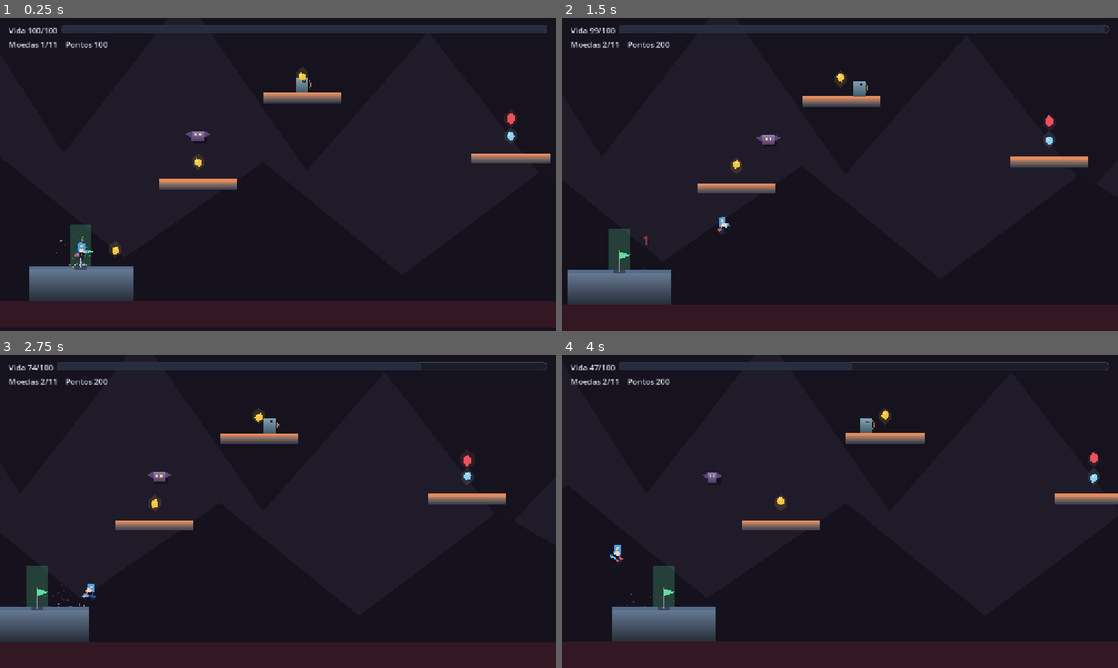
Above: before the commit, frames 1-4 (two rows, left to right).
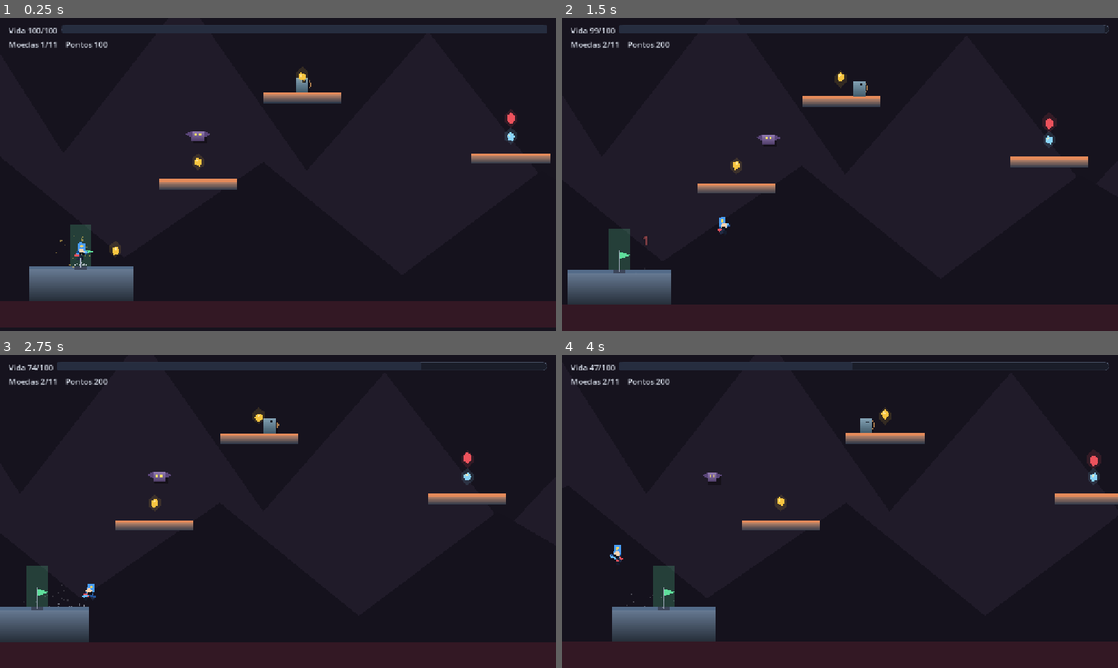
Above: after the commit, the same moments.

Repository: GuilhermeBallestrim/jogo-teste-em-godot
Game: Godot game, scene res://scenes/levels/level_02.tscn
The game is run twice, just before and just after one commit, with the same random seed, the same clock (stepped at 60 frames per second) and the same inputs. This scene is started directly instead of the project's main scene.
Inputs (mouse positions are in pixels of both pictures, inside the frame that each line leads up to):
- Up to frame 1 (0.25 s): no input
- Up to frame 2 (1.5 s): tap Enter at 0.5 s; move the mouse to (962, 158) at 0.52 s; hold D (move_right) 0.53-1.25 s; hold Q (parry) 0.53-1.25 s; click (962, 158) at 0.67 s; tap W (jump) at 0.77 s; drag from (728, 190) to (823, 77) at 1.27 s
- Up to frame 3 (2.75 s): move the mouse to (333, 442) at 2.02 s; hold D (move_right) from 2.03 s (still down); hold Q (parry) from 2.03 s (still down); tap Shift (dash) at 2.1 s
- Up to frame 4 (4 s): release D (move_right) at 2.75 s; release Q (parry) at 2.75 s; drag from (812, 574) to (823, 414) at 2.77 s; move the mouse to (1006, 558) at 3.52 s; hold A (move_left) from 3.53 s (still down); hold Q (parry) from 3.53 s (still down); tap W (jump) at 3.77 s

The runs differ from the first frame. In frame 1, less than 0.1% of the frame differs, in the area x 20-93%, y 30-76%; in frame 2, less than 0.1%; in frame 3, less than 0.1%; in frame 4, 0.1%, in the area x 25-97%, y 17-49%.

Commit message:
fix: parry nao spawna numero '0' (era confuso)

Diff:
--- a/scenes/actors/player/player.gd
+++ b/scenes/actors/player/player.gd
@@ -487,7 +487,8 @@
 		_parry_timer = 0.0
 		Hitstop.trigger(3)
 		_camera_shake.shake_for(0.6)
-		FloatingNumber.spawn(get_tree().current_scene, global_position, 0, Color(0.6, 1.0, 0.9))
+		# Sem numero: o parry e um evento, nao um dano. O tremor e o
+		# hitstop ja dizem que algo aconteceu.
 		if source != null and source.has_method("apply_damage"):
 			source.call("apply_damage", 0, self, -Vector2.ONE, 0.0)
 		return
